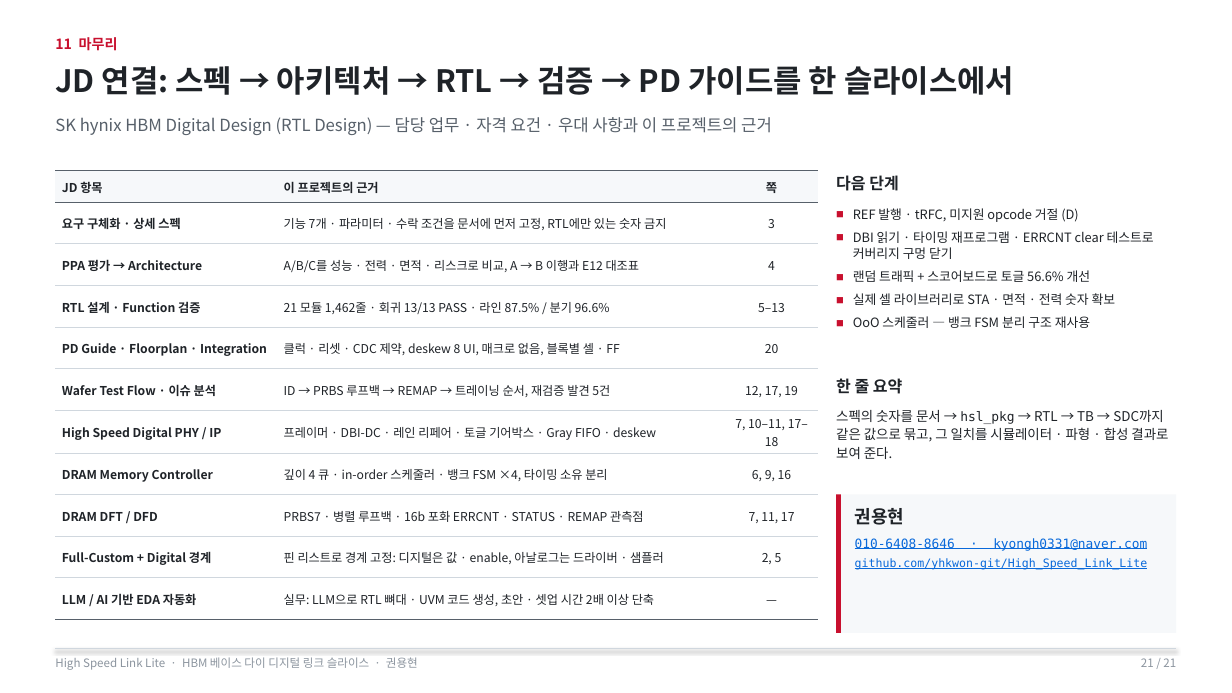
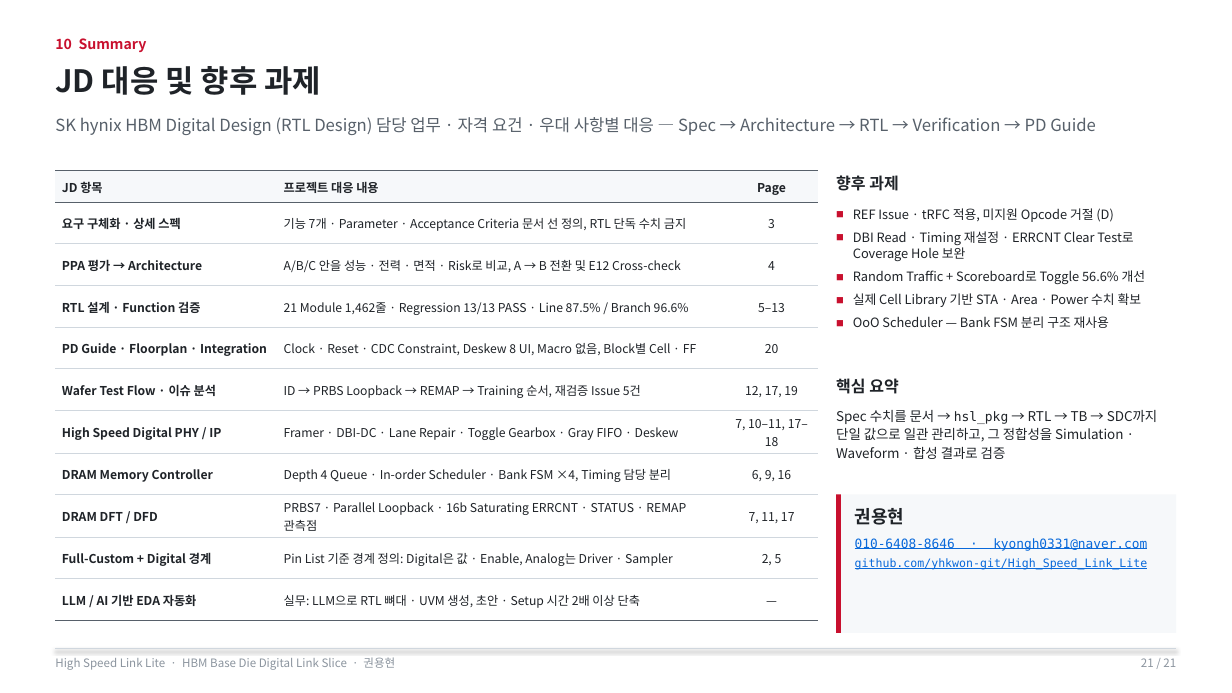
Before and after one commit to yhkwon-git/High_Speed_Link_Lite, a slide deck: slide 21 of portfolio-deck/HighSpeedLinkLite_Portfolio.pptx. Drawn at 1232x693 pixels with LibreOffice and Linux fonts; fonts in the diff are those of the drawing. Boxes give left, top, right and bottom in pixels: in the first picture for what was removed or moved away, otherwise in the second. Text is boxed around its words. In the diff, an @@ line names an element or a change of style, - is before the commit and + after.

```diff
--- a/portfolio-deck/HighSpeedLinkLite_Portfolio.pptx
+++ b/portfolio-deck/HighSpeedLinkLite_Portfolio.pptx
@@ text at bbox=[55, 38, 147, 52]: text changed @@
-11 마무리
+10 Summary
@@ text at bbox=[55, 66, 322, 95]: text changed @@
-JD 연결: 스펙 → 아키텍처 → RTL → 검증 → PD 가이드를 한 슬라이스에서
+JD 대응 및 향후 과제
@@ text at bbox=[55, 117, 1096, 135]: text changed @@
-SK hynix HBM Digital Design (RTL Design) — 담당 업무 · 자격 요건 · 우대 사항과 이 프로젝트의 근거
+SK hynix HBM Digital Design (RTL Design) 담당 업무 · 자격 요건 · 우대 사항별 대응 — Spec → Architecture → RTL → Verification → PD Guide
@@ table at bbox=[55, 171, 818, 618] @@
-row 1, column 2: 이 프로젝트의 근거
+row 1, column 2: 프로젝트 대응 내용
-row 1, column 3: 쪽
+row 1, column 3: Page
-row 2, column 2: 기능 7개 · 파라미터 · 수락 조건을 문서에 먼저 고정, RTL에만 있는 숫자 금지
+row 2, column 2: 기능 7개 · Parameter · Acceptance Criteria 문서 선 정의, RTL 단독 수치 금지
-row 3, column 2: A/B/C를 성능 · 전력 · 면적 · 리스크로 비교, A → B 이행과 E12 대조표
+row 3, column 2: A/B/C 안을 성능 · 전력 · 면적 · Risk로 비교, A → B 전환 및 E12 Cross-check
-row 4, column 2: 21 모듈 1,462줄 · 회귀 13/13 PASS · 라인 87.5% / 분기 96.6%
+row 4, column 2: 21 Module 1,462줄 · Regression 13/13 PASS · Line 87.5% / Branch 96.6%
-row 5, column 2: 클럭 · 리셋 · CDC 제약, deskew 8 UI, 매크로 없음, 블록별 셀 · FF
+row 5, column 2: Clock · Reset · CDC Constraint, Deskew 8 UI, Macro 없음, Block별 Cell · FF
-row 6, column 2: ID → PRBS 루프백 → REMAP → 트레이닝 순서, 재검증 발견 5건
+row 6, column 2: ID → PRBS Loopback → REMAP → Training 순서, 재검증 Issue 5건
-row 7, column 2: 프레이머 · DBI-DC · 레인 리페어 · 토글 기어박스 · Gray FIFO · deskew
+row 7, column 2: Framer · DBI-DC · Lane Repair · Toggle Gearbox · Gray FIFO · Deskew
-row 8, column 2: 깊이 4 큐 · in-order 스케줄러 · 뱅크 FSM ×4, 타이밍 소유 분리
+row 8, column 2: Depth 4 Queue · In-order Scheduler · Bank FSM ×4, Timing 담당 분리
-row 9, column 2: PRBS7 · 병렬 루프백 · 16b 포화 ERRCNT · STATUS · REMAP 관측점
+row 9, column 2: PRBS7 · Parallel Loopback · 16b Saturating ERRCNT · STATUS · REMAP 관측점
-row 10, column 2: 핀 리스트로 경계 고정: 디지털은 값 · enable, 아날로그는 드라이버 · 샘플러
+row 10, column 2: Pin List 기준 경계 정의: Digital은 값 · Enable, Analog는 Driver · Sampler
-row 11, column 2: 실무: LLM으로 RTL 뼈대 · UVM 코드 생성, 초안 · 셋업 시간 2배 이상 단축
+row 11, column 2: 실무: LLM으로 RTL 뼈대 · UVM 생성, 초안 · Setup 시간 2배 이상 단축
@@ text at bbox=[836, 175, 898, 191]: text changed @@
-다음 단계
+향후 과제
@@ text at bbox=[853, 208, 1146, 328]: text changed @@
-■ REF 발행 · tRFC, 미지원 opcode 거절 (D)
-■ DBI 읽기 · 타이밍 재프로그램 · ERRCNT clear 테스트로 커버리지 구멍 닫기
-■ 랜덤 트래픽 + 스코어보드로 토글 56.6% 개선
-■ 실제 셀 라이브러리로 STA · 면적 · 전력 숫자 확보
-■ OoO 스케줄러 — 뱅크 FSM 분리 구조 재사용
+■ REF Issue · tRFC 적용, 미지원 Opcode 거절 (D)
+■ DBI Read · Timing 재설정 · ERRCNT Clear Test로 Coverage Hole 보완
+■ Random Traffic + Scoreboard로 Toggle 56.6% 개선
+■ 실제 Cell Library 기반 STA · Area · Power 수치 확보
+■ OoO Scheduler — Bank FSM 분리 구조 재사용
@@ text at bbox=[836, 378, 898, 394]: text changed @@
-한 줄 요약
+핵심 요약
@@ text at bbox=[836, 410, 1158, 459]: text changed @@
-스펙의 숫자를 문서 → hsl_pkg → RTL → TB → SDC까지 같은 값으로 묶고, 그 일치를 시뮬레이터 · 파형 · 합성 결과로 보여 준다.
+Spec 수치를 문서 → hsl_pkg → RTL → TB → SDC까지 단일 값으로 일관 관리하고, 그 정합성을 Simulation · Waveform · 합성 결과로 검증
@@ text at bbox=[55, 657, 395, 670]: text changed @@
-High Speed Link Lite · HBM 베이스 다이 디지털 링크 슬라이스 · 권용현
+High Speed Link Lite · HBM Base Die Digital Link Slice · 권용현
```
Also in this commit, not shown: 20 other slides changed, 2 other files.
